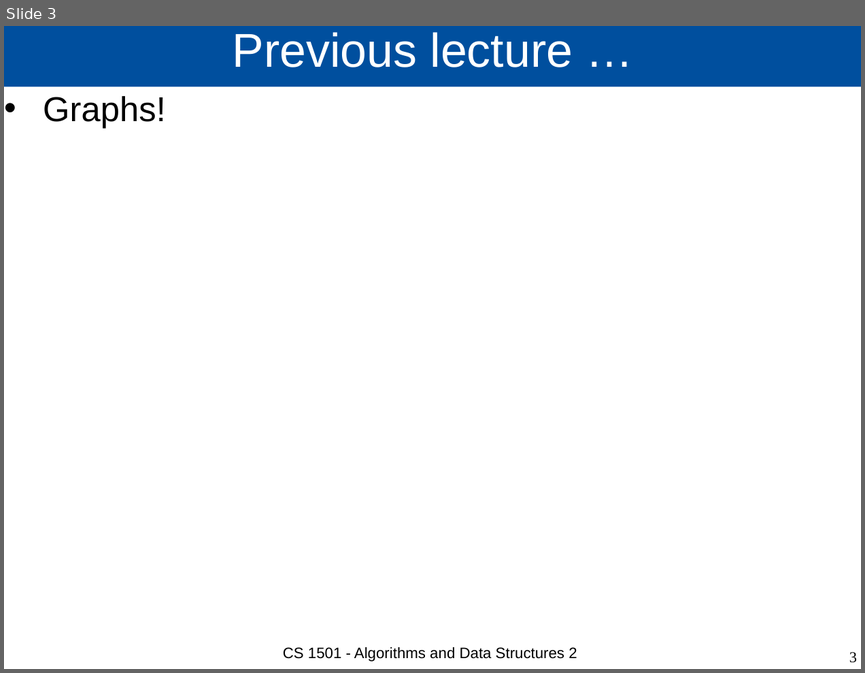
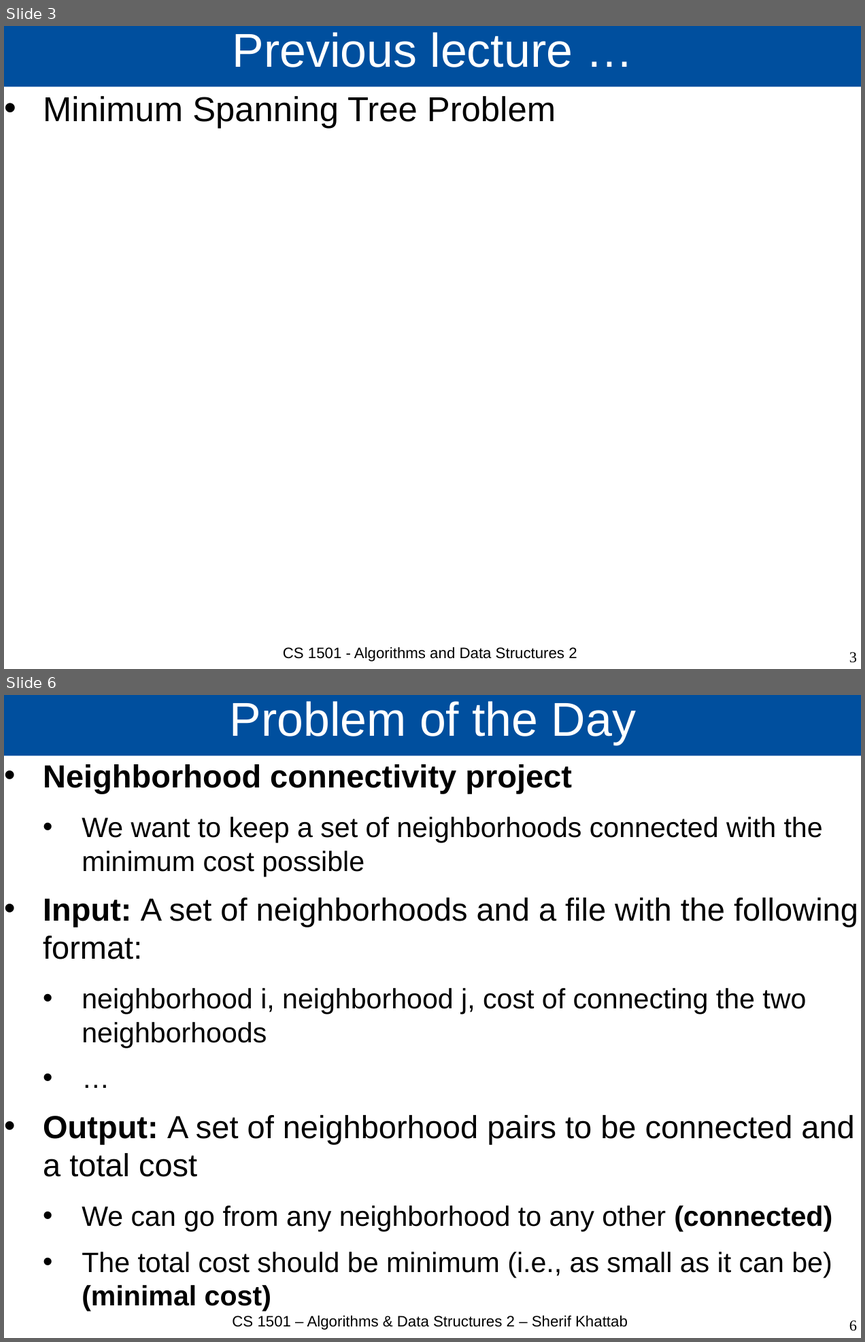
Before and after one commit to cs1501-2224/handouts, a slide deck: DraftSlides/Lecture16.pptx. Shown one above the other, each under a label of ours: slide 3 before the commit, slides 3 and 6 after it; the slides between them are not shown. The pictures are 865x673 and 865x1342 pixels, drawn with LibreOffice and Linux fonts; fonts in the diff are those of the drawing. Boxes give left, top, right and bottom in pixels: in the first picture for what was removed or moved away, otherwise in the second. Text is boxed around its words. In the diff, an @@ line names an element or a change of style, - is before the commit and + after.

```diff
--- a/DraftSlides/Lecture16.pptx
+++ b/DraftSlides/Lecture16.pptx
@@ slide 6 added at box(4, 695, 861, 1338), background #FFFFFF @@
@@ title added at box(4, 695, 861, 756), fill #004F9E, 44 pt, text #FFFFFF @@
+Problem of the Day
@@ text added at box(43, 764, 858, 1311), 25.9 pt, text #000000 @@
+• Neighborhood connectivity project
+  • We want to keep a set of neighborhoods connected with the minimum cost possible
+• Input: A set of neighborhoods and a file with the following format:
+  • neighborhood i, neighborhood j, cost of connecting the two neighborhoods
+  • …
+• Output: A set of neighborhood pairs to be connected and a total cost
+  • We can go from any neighborhood to any other (connected)
+  • The total cost should be minimum (i.e., as small as it can be) (minimal cost)
@@ text added at box(232, 1316, 628, 1330), 14 pt, text #000000 @@
+CS 1501 – Algorithms & Data Structures 2 – Sherif Khattab
@@ page number added at box(849, 1321, 857, 1331), 14 pt, text #000000 @@
+6
@@ slide 3 changed as well @@
@@ text at box(43, 96, 555, 128): text changed @@
-• Graphs!
+• Minimum Spanning Tree Problem
```
Also in this commit, not shown: 5 other slides changed, 11 other slides added, 1 other file.
